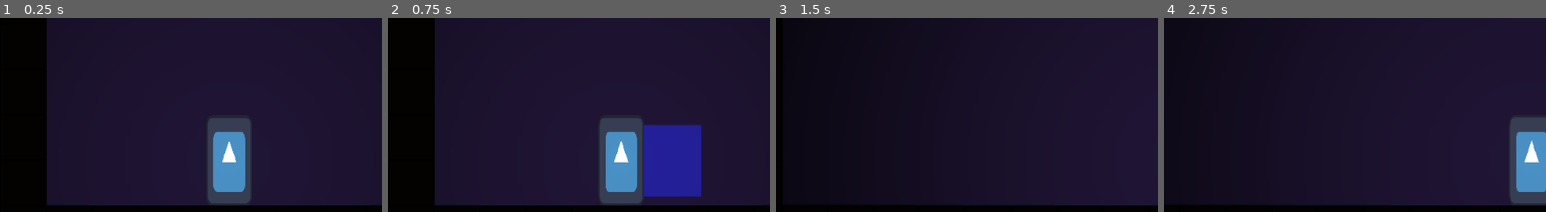
Above: before the commit, frames 1-4 (left to right).
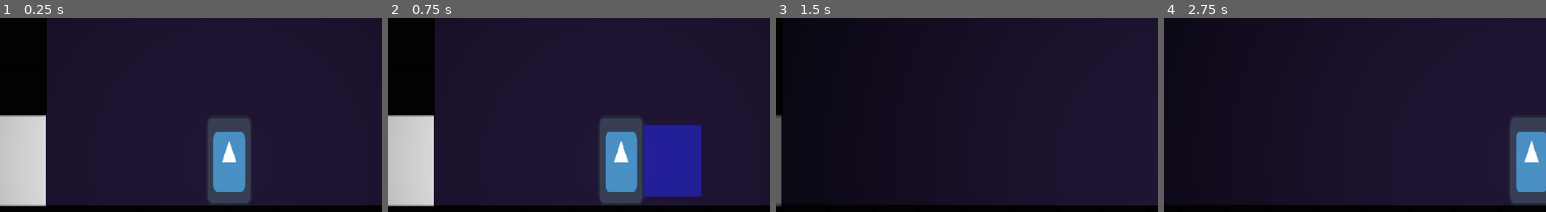
Above: after the commit, the same moments.

Repository: hikarirainbow/New-Project
Game: Godot game, scene res://scenes/levels/sandbox_level.tscn
The game is run twice, just before and just after one commit, with the same random seed, the same clock (stepped at 60 frames per second) and the same inputs. The engine's default icon, where the game draws it, is replaced by a stand-in: a white triangle on a blue panel in a dark square.
Inputs:
- Up to frame 1 (0.25 s): no input
- Up to frame 2 (0.75 s): tap Enter at 0.5 s; hold D (move_right) from 0.53 s (still down); tap X (attack) at 0.6 s
- Up to frame 3 (1.5 s): keep holding D (move_right); tap Space (jump) at 0.77 s; tap C (dash) at 1.35 s
- Up to frame 4 (2.75 s): tap Space (jump) at 1.52 s; release D (move_right) at 2.03 s; hold A (move_left) from 2.03 s (still down); tap X (attack) at 2.1 s
The pictures show only the part of the screen within x 0-50%, y 50-100%; the shares and areas given below are measured in that part.

The runs differ from the first frame. In frame 1, 5.8% of the frame differs, in the area x 0-13%, y 50-98%; in frame 2, 5.8%; in frame 3, 0.7%; in frame 4, nothing differs.

Commit message:
feat: seamless portal-room transition mechanism with player node preservation

Diff:
--- a/project.godot
+++ b/project.godot
@@ -27,6 +27,7 @@
 [autoload]
 
 InputManager="*res://scripts/input_manager.gd"
+RoomManager="*res://scripts/room_manager.gd"
 
 [input]
 
--- /dev/null
+++ b/scenes/levels/room_portal.gd
@@ -0,0 +1,28 @@
+extends Area2D
+
+# Expose portal configuration in Inspector
+@export var portal_id: String = "left" # "left" or "right"
+@export var target_room_path: String = "res://scenes/levels/sandbox_level.tscn"
+@export var target_portal_id: String = "right" # Entering "left" portal leads to "right" portal in next room
+
+func _ready() -> void:
+	add_to_group("portals")
+	body_entered.connect(_on_body_entered)
+
+	collision_layer = 0
+	collision_mask = 2 # Detect Player
+
+	var shape = CollisionShape2D.new()
+	var rect_shape = RectangleShape2D.new()
+	rect_shape.size = Vector2(32, 64)
+	shape.shape = rect_shape
+	add_child(shape)
+
+func _on_body_entered(body: Node2D) -> void:
+	if body.is_in_group("player"):
+		# Trigger the transition via RoomManager Autoload deferredly
+		RoomManager.call_deferred("transition_to_room", target_room_path, target_portal_id)
+
+func _draw() -> void:
+	# Draw the portal as 2 white tiles (32x64px)
+	draw_rect(Rect2(-16, -32, 32, 64), Color(1.0, 1.0, 1.0, 1.0))
--- a/scenes/levels/sandbox_level.gd
+++ b/scenes/levels/sandbox_level.gd
@@ -51,13 +51,33 @@
 	for c in range(COLS):
 		_place(c, ROWS - 1)
 
-	# Left wall (col 0, rows 1-18)
+	# Left wall (col 0, rows 1-18) with a 2-tile gap at rows 17-18 for portal
 	for r in range(1, ROWS - 1):
-		_place(0, r)
+		if r != 17 and r != 18:
+			_place(0, r)
 
-	# Right wall (col 59, rows 1-18)
+	# Right wall (col 59, rows 1-18) with a 2-tile gap at rows 17-18 for portal
 	for r in range(1, ROWS - 1):
-		_place(COLS - 1, r)
+		if r != 17 and r != 18:
+			_place(COLS - 1, r)
+
+	# Add Left Portal at the gap on column 0, Y=576
+	var left_portal = preload("res://scenes/levels/room_portal.gd").new()
+	left_portal.name = "LeftPortal"
+	left_portal.portal_id = "left"
+	left_portal.target_portal_id = "right"
+	left_portal.target_room_path = "res://scenes/levels/sandbox_level.tscn"
+	left_portal.position = Vector2(16, 576)
+	add_child(left_portal)
+
+	# Add Right Portal at the gap on column 59, Y=576
+	var right_portal = preload("res://scenes/levels/room_portal.gd").new()
+	right_portal.name = "RightPortal"
+	right_portal.portal_id = "right"
+	right_portal.target_portal_id = "left"
+	right_portal.target_room_path = "res://scenes/levels/sandbox_level.tscn"
+	right_portal.position = Vector2(1904, 576)
+	add_child(right_portal)
 
 	# Random platform layers at rows 16, 13, 10, 7
 	# (96 px spacing = 3 tiles — reachable with 103 px max jump)
--- a/scenes/ui/hud.gd
+++ b/scenes/ui/hud.gd
@@ -23,10 +23,18 @@
 	update_label(player.current_health, player.max_health)
 
 	# Kết nối tín hiệu thay đổi máu từ Player để cập nhật UI
+	if player.health_changed.is_connected(_on_player_health_changed):
+		player.health_changed.disconnect(_on_player_health_changed)
 	player.health_changed.connect(_on_player_health_changed)
+
 	# Kết nối tín hiệu khi Player bị tiêu diệt
+	if player.player_defeated.is_connected(_on_player_defeated):
+		player.player_defeated.disconnect(_on_player_defeated)
 	player.player_defeated.connect(_on_player_defeated)
+
 	# Kết nối tín hiệu khi Player nhặt chìa khóa
+	if player.key_collected.is_connected(_on_key_collected):
+		player.key_collected.disconnect(_on_key_collected)
 	player.key_collected.connect(_on_key_collected)
 
 # Xử lý sự kiện khi máu Player thay đổi (nhận sát thương hoặc hồi máu)
--- /dev/null
+++ b/scripts/room_manager.gd
@@ -0,0 +1,70 @@
+extends Node
+
+var player_instance: Node2D = null
+
+# Function to transition to a new scene
+func transition_to_room(room_scene_path: String, spawn_at_portal: String) -> void:
+	var current_scene = get_tree().current_scene
+	var player = get_tree().get_first_node_in_group("player")
+
+	if player:
+		player_instance = player
+		# Remove player from current scene so it isn't deleted
+		player.get_parent().remove_child(player)
+
+	# Load the new scene
+	get_tree().change_scene_to_file(room_scene_path)
+
+	# Wait for the node_added signal to know when the new scene is added
+	await get_tree().node_added
+	# Wait for a frame to ensure all nodes are fully ready
+	await get_tree().process_frame
+
+	var new_scene = get_tree().current_scene
+	if new_scene and player_instance:
+		# Remove the newly instantiated player in the new scene to avoid duplicates
+		var new_player = new_scene.get_node_or_null("Player")
+		if new_player:
+			new_player.remove_from_group("player")
+			new_player.queue_free()
+
+		# Add our persistent player node
+		new_scene.add_child(player_instance)
+		player_instance.name = "Player"
+
+		# Position the player near the target portal
+		var target_portal = null
+		for portal in get_tree().get_nodes_in_group("portals"):
+			if portal.portal_id == spawn_at_portal:
+				target_portal = portal
+				break
+
+		if target_portal:
+			player_instance.global_position = target_portal.global_position
+			# Offset player horizontally to prevent immediate loop triggering
+			if spawn_at_portal == "left":
+				player_instance.global_position.x += 48
+			elif spawn_at_portal == "right":
+				player_instance.global_position.x -= 48
+		else:
+			# Fallback positioning
+			player_instance.global_position = Vector2(160, 576)
+
+		player_instance.velocity = Vector2.ZERO
+
+		# Reset physics interpolation to prevent teleportation visual glitches
+		player_instance.reset_physics_interpolation()
+
+		# Reset camera smoothing and limits
+		var cam = player_instance.get_node_or_null("Camera2D")
+		if cam:
+			cam.limit_left = 0
+			cam.limit_top = 0
+			cam.limit_right = 1920 # 60 * 32
+			cam.limit_bottom = 640 # 20 * 32
+			cam.reset_smoothing()
+
+		# Explicitly update the new scene's HUD with the persistent player
+		var hud = new_scene.get_node_or_null("HUD")
+		if hud and hud.has_method("setup_player"):
+			hud.setup_player(player_instance)
